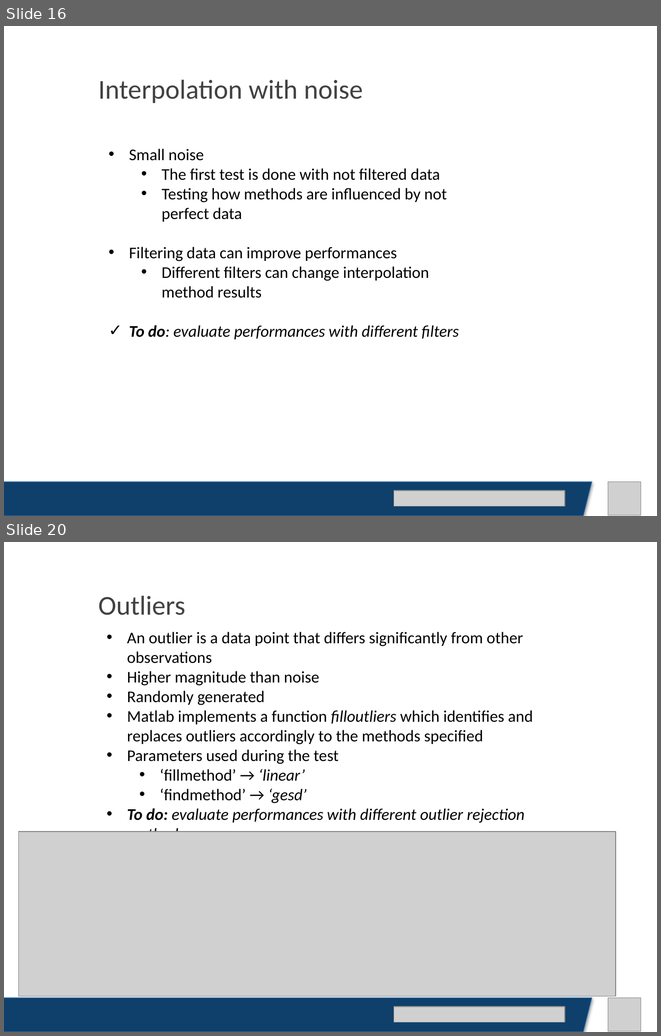
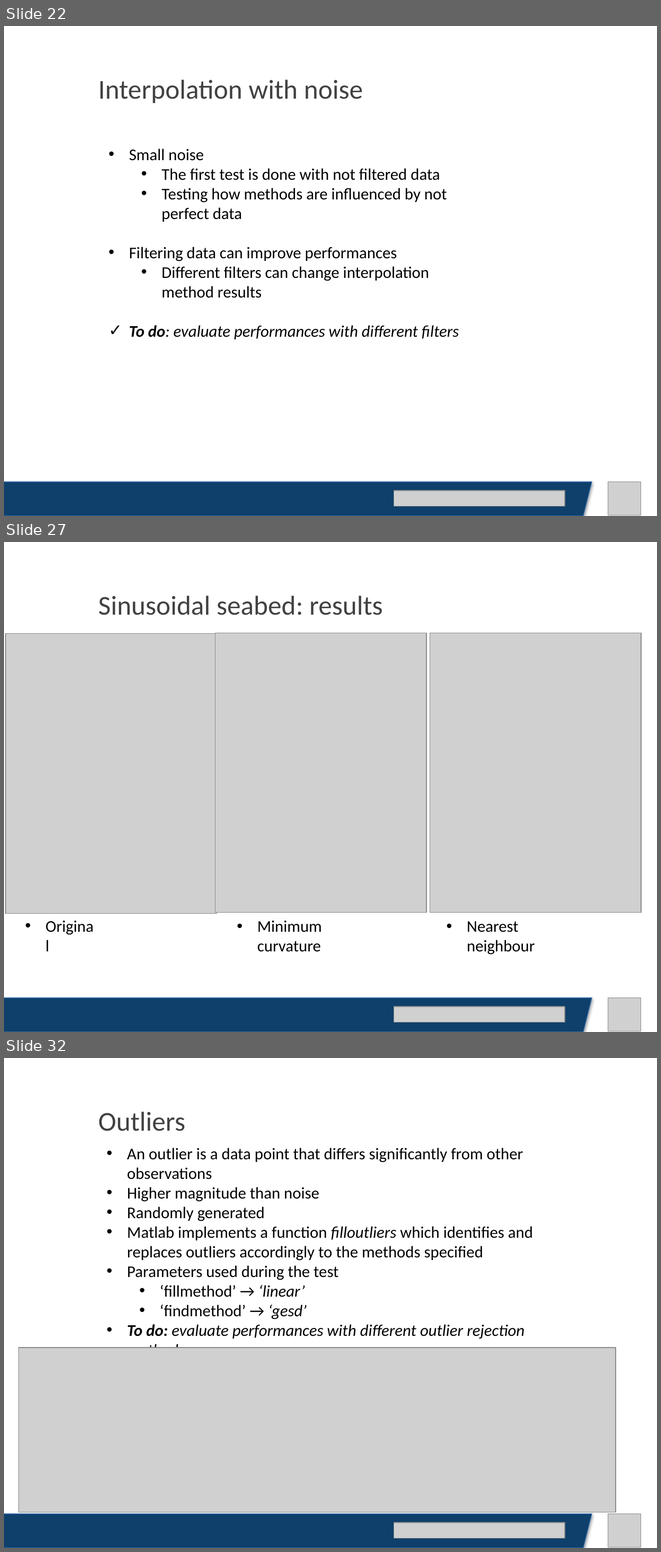
Before and after one commit to alessiaguida/Bathymetry, a slide deck: slides/presentazione 14-05-19.pptx. Shown one above the other, each under a label of ours: slides 16 and 20 before the commit, slides 22, 27 and 32 after it; the slides between them are not shown. The pictures are 661x1036 and 661x1552 pixels, drawn with LibreOffice and Linux fonts; fonts in the diff are those of the drawing; grey boxes stand for pictures. Boxes give left, top, right and bottom in pixels: in the first picture for what was removed or moved away, otherwise in the second. Text is boxed around its words. In the diff, an @@ line names an element or a change of style, - is before the commit and + after.

```diff
--- a/slides/presentazione 14-05-19.pptx
+++ b/slides/presentazione 14-05-19.pptx
@@ slide 27 added at bbox=[4, 542, 657, 1032], background #FFFFFF @@
@@ text added at bbox=[98, 596, 383, 615], 30 pt, text #414141 @@
+Sinusoidal seabed: results
@@ picture added at bbox=[5, 633, 217, 913] @@
@@ picture added at bbox=[215, 633, 426, 912] @@
@@ picture added at bbox=[430, 633, 641, 912] @@
@@ text added at bbox=[19, 912, 103, 938], 18 pt, text #000000 @@
+• Original
@@ text added at bbox=[257, 920, 322, 952], 18 pt, text #000000 @@
+• Minimum curvature
@@ text added at bbox=[467, 921, 535, 954], 18 pt, text #000000 @@
+• Nearest neighbour
@@ parallelogram added at bbox=[4, 997, 592, 1032], fill #0F406B, outline #4B7EBC 0.75 pt @@
@@ picture added at bbox=[608, 997, 641, 1031] @@
@@ picture added at bbox=[394, 1006, 565, 1022] @@
@@ what was slide 16 is now slide 22 @@
@@ what was slide 20 is now slide 32 @@
```
Also in this commit, not shown: 4 slides changed, 14 other slides added, 1 slide removed, 2 other files.
